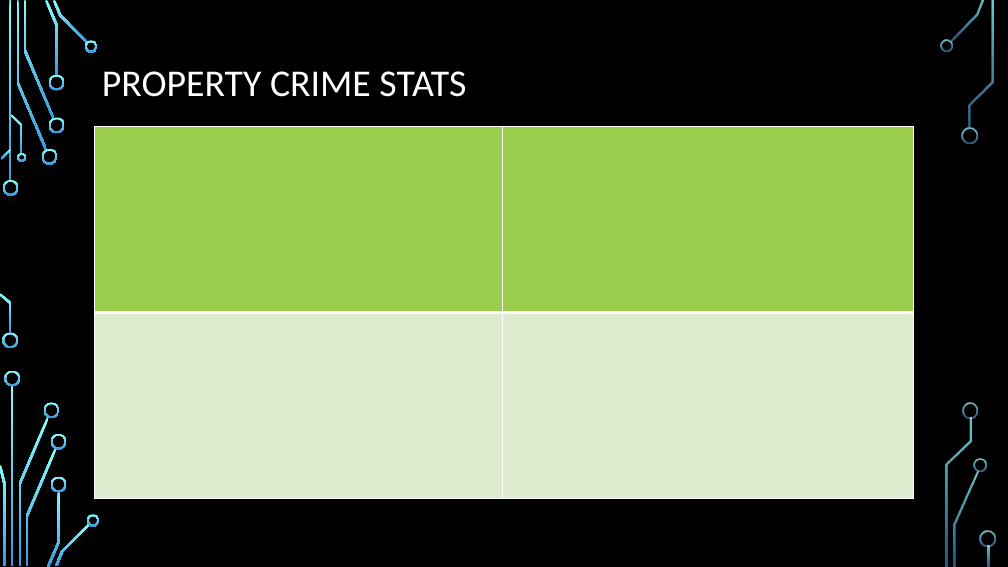
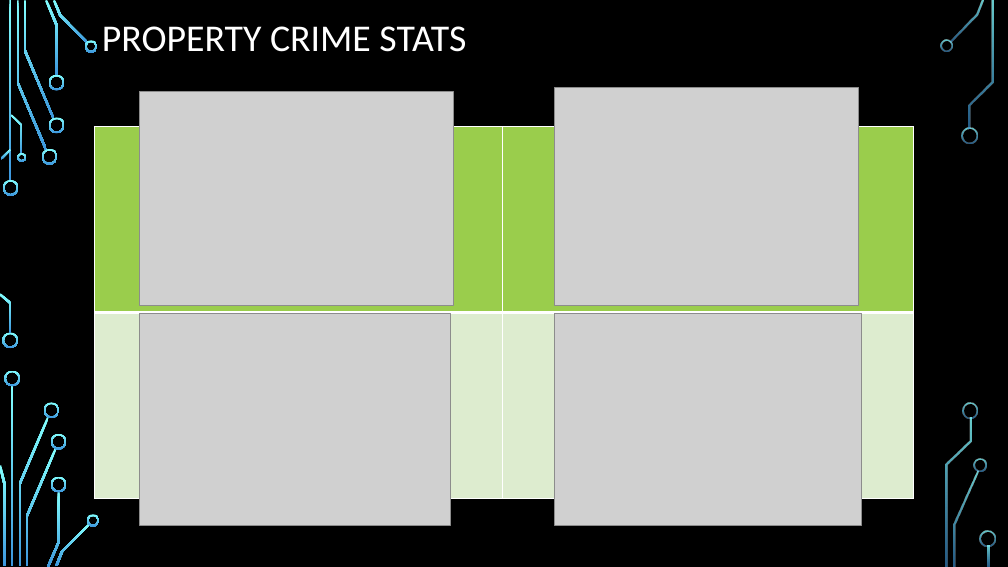
Before and after one commit to HeatherLD/API-Project, a slide deck: slide 4 of API project presentation.pptx. Drawn at 1008x567 pixels with LibreOffice and Linux fonts; fonts in the diff are those of the drawing; grey boxes stand for pictures; background and template pictures are left out. Boxes give left, top, right and bottom in pixels: in the first picture for what was removed or moved away, otherwise in the second. Text is boxed around its words. In the diff, an @@ line names an element or a change of style, - is before the commit and + after.

```diff
--- a/API project presentation.pptx
+++ b/API project presentation.pptx
@@ title "PROPERTY CRIME STATS": place and size @@
-title "PROPERTY CRIME STATS" at (102,71,466,97)
+title "PROPERTY CRIME STATS" at (102,26,466,52)
@@ picture added at (555,88,859,306) @@
@@ picture added at (140,91,454,306) @@
@@ picture added at (140,314,451,526) @@
@@ picture added at (555,314,861,526) @@
```
Also in this commit, not shown: 1 other slide changed.
